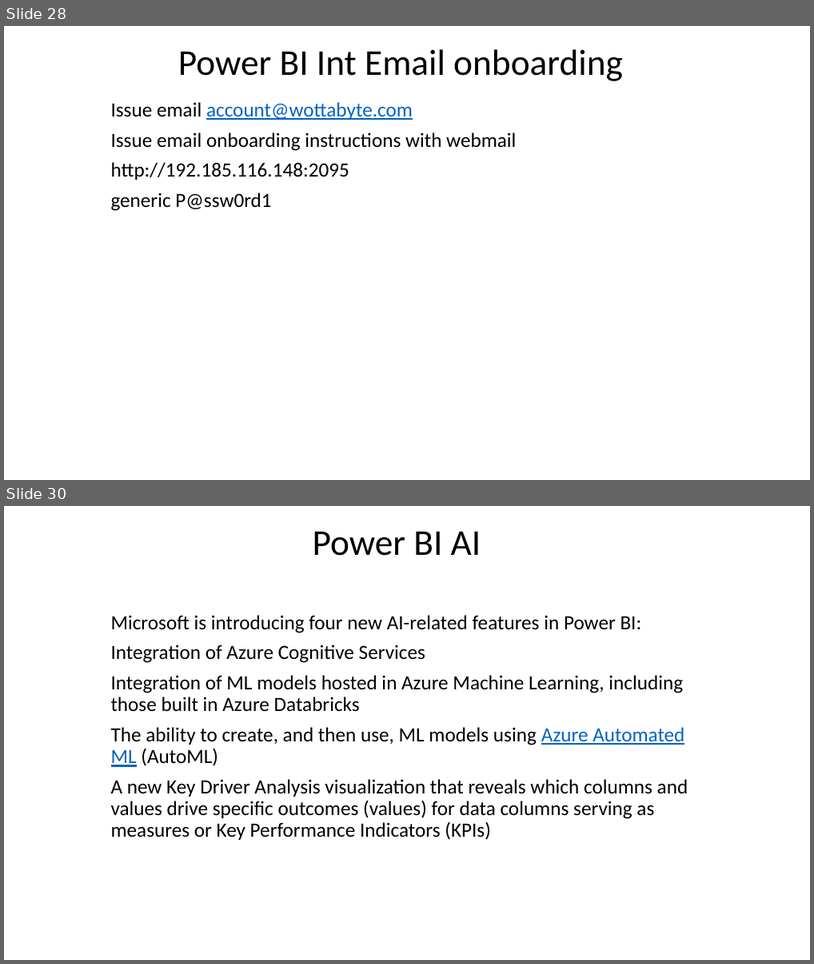
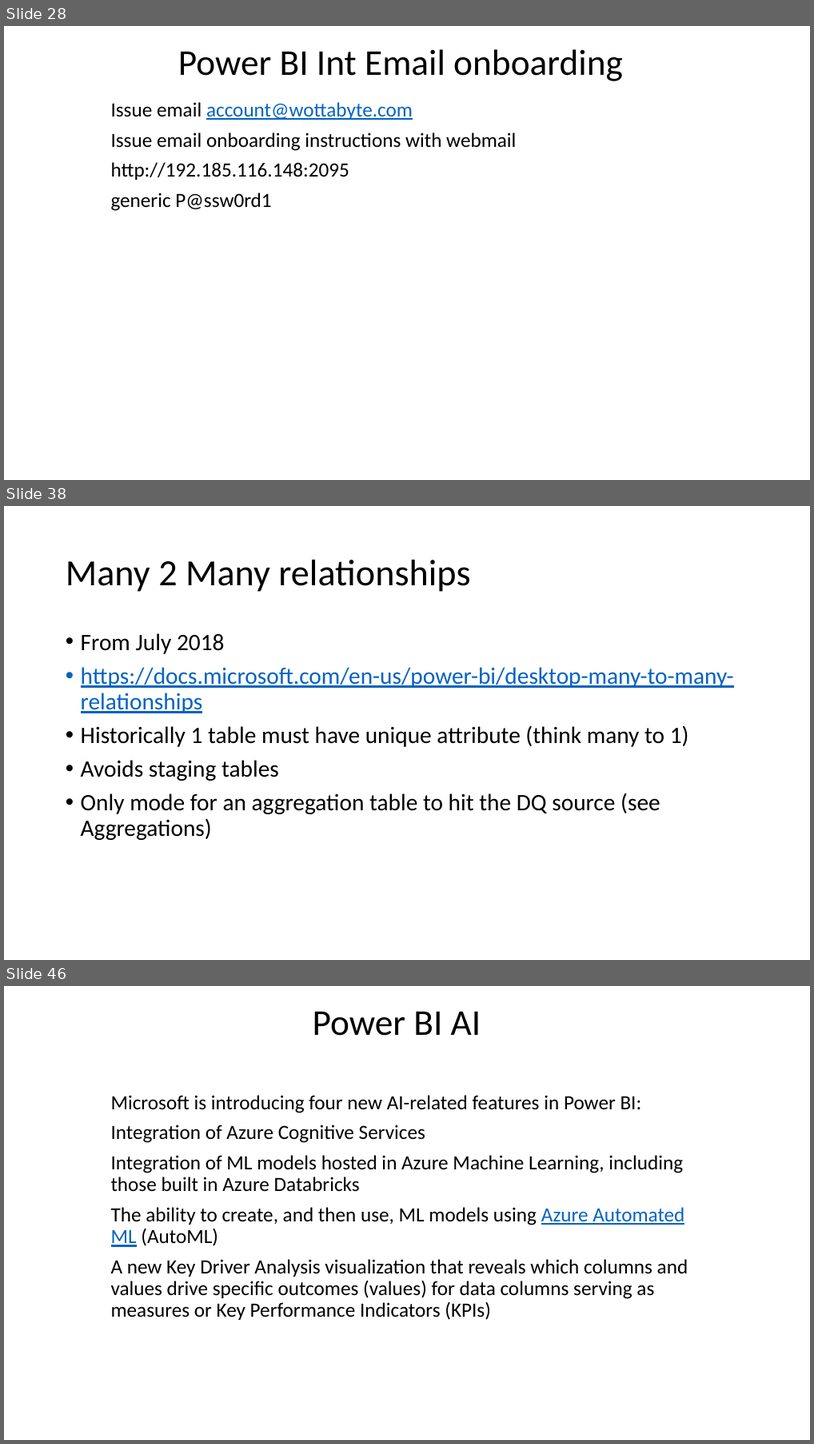
Before and after one commit to wottabyte/PBITraining, a slide deck: PBIID/PowerBI Int Dev slides Q1-2019-shared.pptx. Shown one above the other, each under a label of ours: slides 28 and 30 before the commit, slides 28, 38 and 46 after it; the slides between them are not shown. The pictures are 814x964 and 814x1444 pixels, drawn with LibreOffice and Linux fonts; fonts in the diff are those of the drawing; background and template pictures are left out. Boxes give left, top, right and bottom in pixels: in the first picture for what was removed or moved away, otherwise in the second. Text is boxed around its words. In the diff, an @@ line names an element or a change of style, - is before the commit and + after.

```diff
--- a/PBIID/PowerBI Int Dev slides Q1-2019-shared.pptx
+++ b/PBIID/PowerBI Int Dev slides Q1-2019-shared.pptx
@@ slide 38 added at (4, 506, 810, 960), background #FFFFFF @@
@@ title added at (66, 560, 470, 592), 44 pt, text #000000 @@
+Many 2 Many relationships
@@ text added at (81, 633, 734, 840), 28 pt, text #000000 @@
+• From July 2018
+• https://docs.microsoft.com/en-us/power-bi/desktop-many-to-many-relationships
+• Historically 1 table must have unique attribute (think many to 1)
+• Avoids staging tables
+• Only mode for an aggregation table to hit the DQ source (see Aggregations)
@@ what was slide 30 is now slide 46 @@
```
Also in this commit, not shown: 3 slides changed, 21 other slides added.
